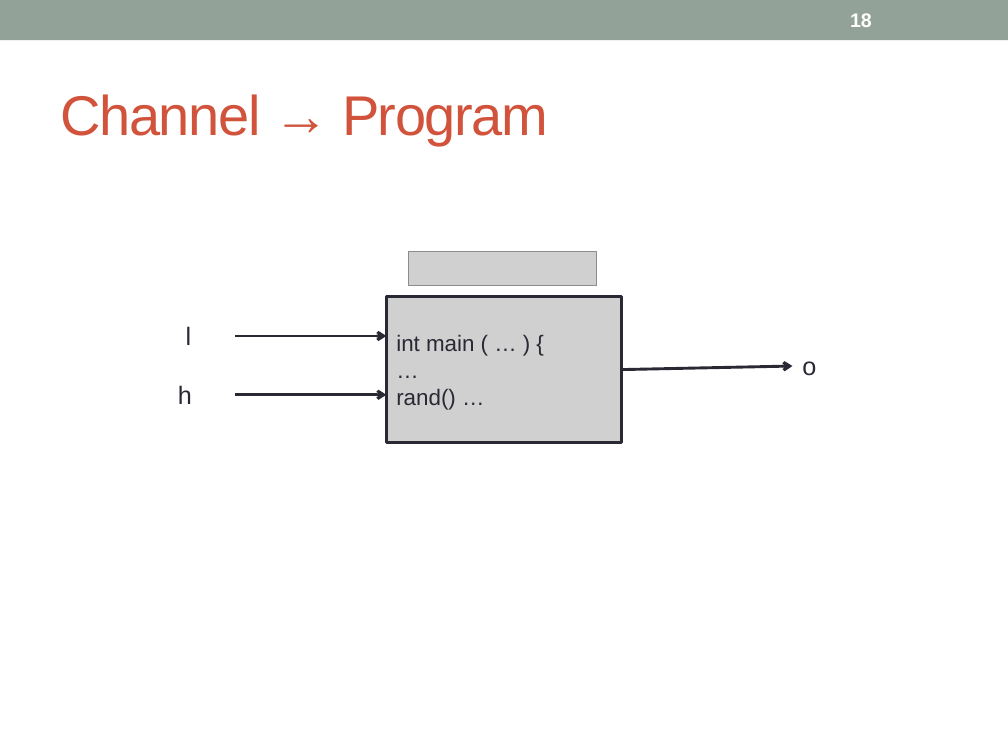
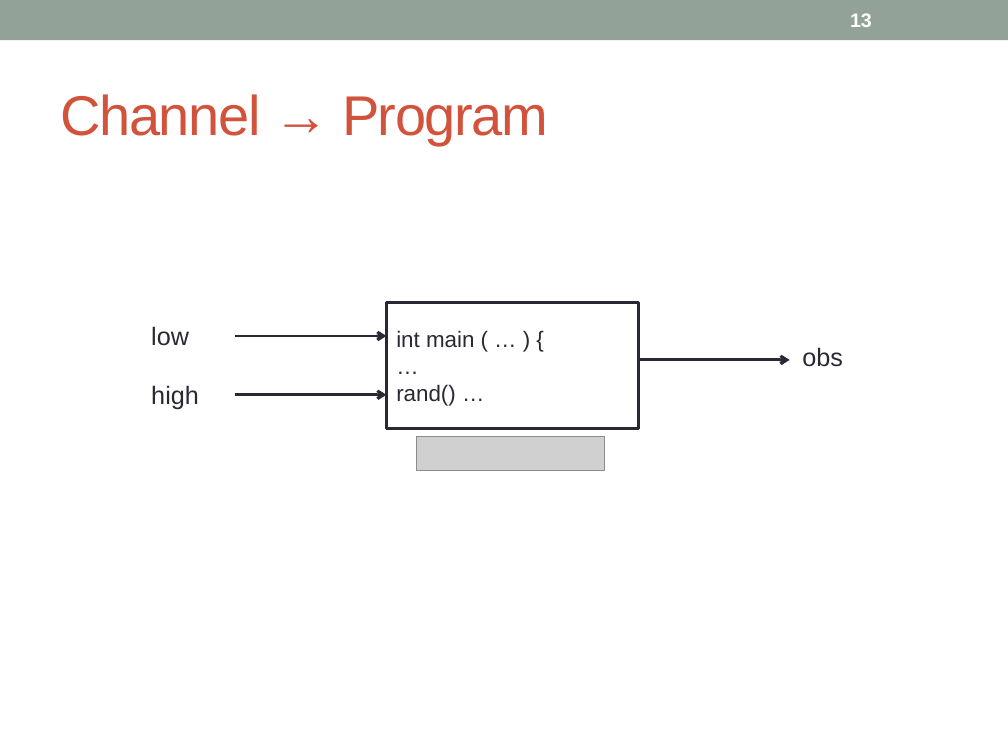
Before and after one commit to piotrm0/piotrm0.github.io, a slide deck: slide 13 of docs/mardziel15hcss.pres.pptx (slide 18 before the commit). Drawn at 1008x756 pixels with LibreOffice and Linux fonts; fonts in the diff are those of the drawing; grey boxes stand for pictures. Boxes give left, top, right and bottom in pixels: in the first picture for what was removed or moved away, otherwise in the second. Text is boxed around its words. In the diff, an @@ line names an element or a change of style, - is before the commit and + after.

```diff
--- a/docs/mardziel15hcss.pres.pptx
+++ b/docs/mardziel15hcss.pres.pptx
@@ page number at <box>850,13,872,27</box>: text changed @@
-18
+13
@@ picture removed at <box>408,252,597,285</box> @@
@@ picture removed at <box>386,296,621,443</box> @@
@@ text at <box>151,326,189,346</box>: text changed @@
-l
+low
@@ rectangle "int main ( … ) ...": place and size @@
-rectangle "int main ( … ) ..." at <box>386,296,621,443</box>
+rectangle "int main ( … ) ..." at <box>386,302,638,428</box>
@@ rectangle "int main ( … ) ..." at <box>386,302,638,428</box>: fill none to #FFFFFF @@
@@ text at <box>802,347,843,367</box>: text changed @@
-o
+obs
@@ text at <box>151,385,199,410</box>: text changed @@
-h
+high
@@ arrow moved from (622, 370) - (792, 366) to (638, 360) - (789, 360) @@
@@ picture added at <box>416,436,605,470</box> @@
```
Also in this commit, not shown: 39 other slides changed, 2 slides added, 6 slides removed, 34 other files.
